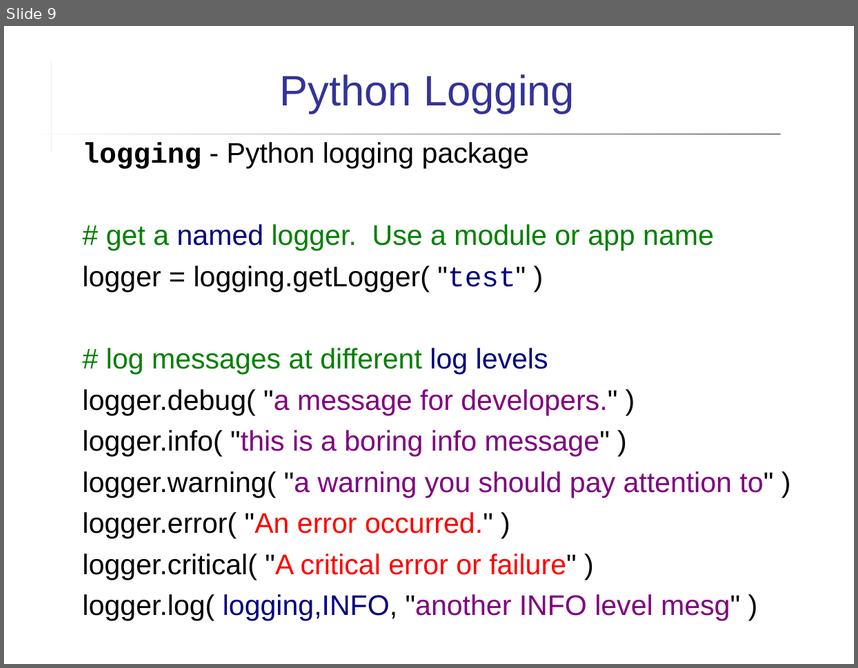
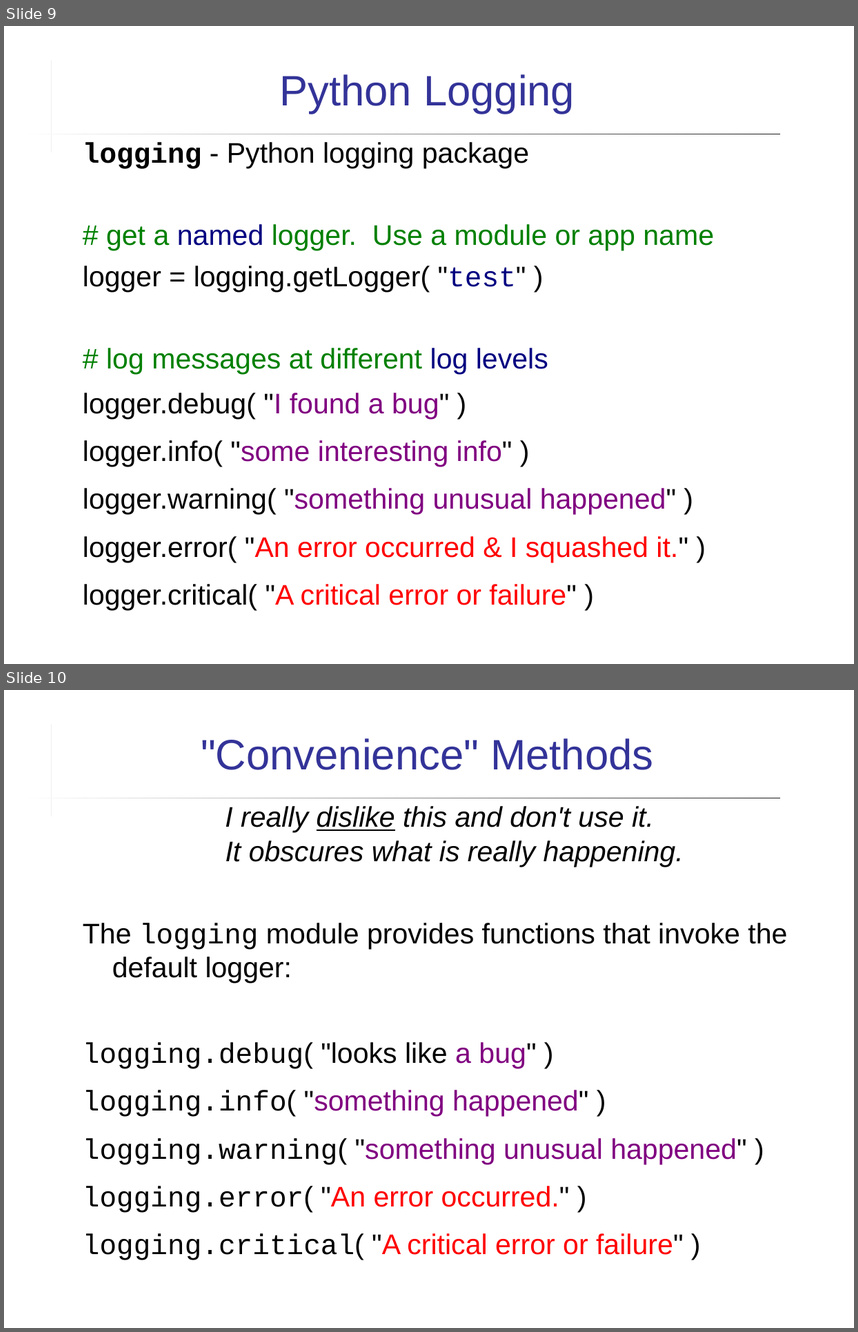
Before and after one commit to cpske/ISP, a slide deck: logging/Logging.ppt. Shown one above the other, each under a label of ours: slide 9 before the commit, slides 9 and 10 after it. The pictures are 858x668 and 858x1332 pixels, drawn with LibreOffice and Linux fonts; fonts in the diff are those of the drawing. Boxes give left, top, right and bottom in pixels: in the first picture for what was removed or moved away, otherwise in the second. Text is boxed around its words. In the diff, an @@ line names an element or a change of style, - is before the commit and + after.

Commit message:
updates to logging, add Milestones presentation

```diff
--- a/logging/Logging.ppt
+++ b/logging/Logging.ppt
@@ slide 10 added at [4,690,854,1328], background #FFFFFF; not listed: 2 template elements that a slide beside it also shows @@
@@ title added at [201,738,653,770], 36 pt, text #333399 @@
+"Convenience" Methods
@@ text added at [83,806,787,1260], 24 pt, text #000000 @@
+I really dislike this and don't use it.
+It obscures what is really happening.
+The logging module provides functions that invoke the default logger:
+logging.debug( "looks like a bug" )
+logging.info( "something happened" )
+logging.warning( "something unusual happened" )
+logging.error( "An error occurred." )
+logging.critical( "A critical error or failure" )
@@ slide 9 changed as well @@
@@ text at [83,142,714,610]: more space between paragraphs @@
@@ text at [83,392,688,562]: text changed; text colour #800080 to #000000 @@
-logger.debug( "a message for developers." )
-logger.info( "this is a boring info message" )
-logger.warning( "a warning you should pay attention to" )
-logger.error( "An error occurred." )
+logger.debug( "I found a bug" )
+logger.info( "some interesting info" )
+logger.warning( "something unusual happened" )
+logger.error( "An error occurred & I squashed it." )
@@ text at [83,594,740,621]: paragraph removed @@
-logger.log( logging,INFO, "another INFO level mesg" )
```
Also in this commit, not shown: 10 other slides changed, 3 other slides added, 13 other files.
